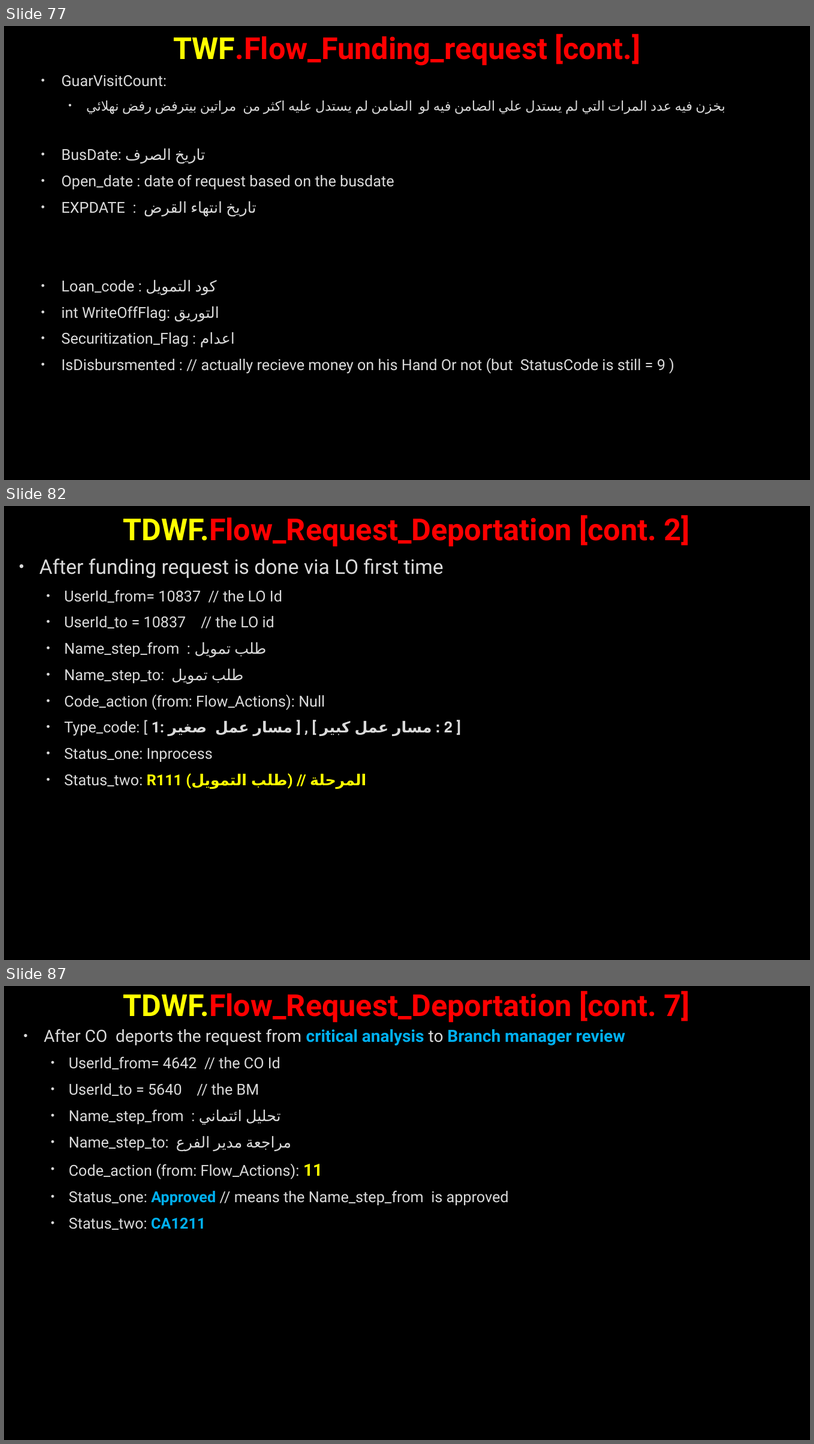
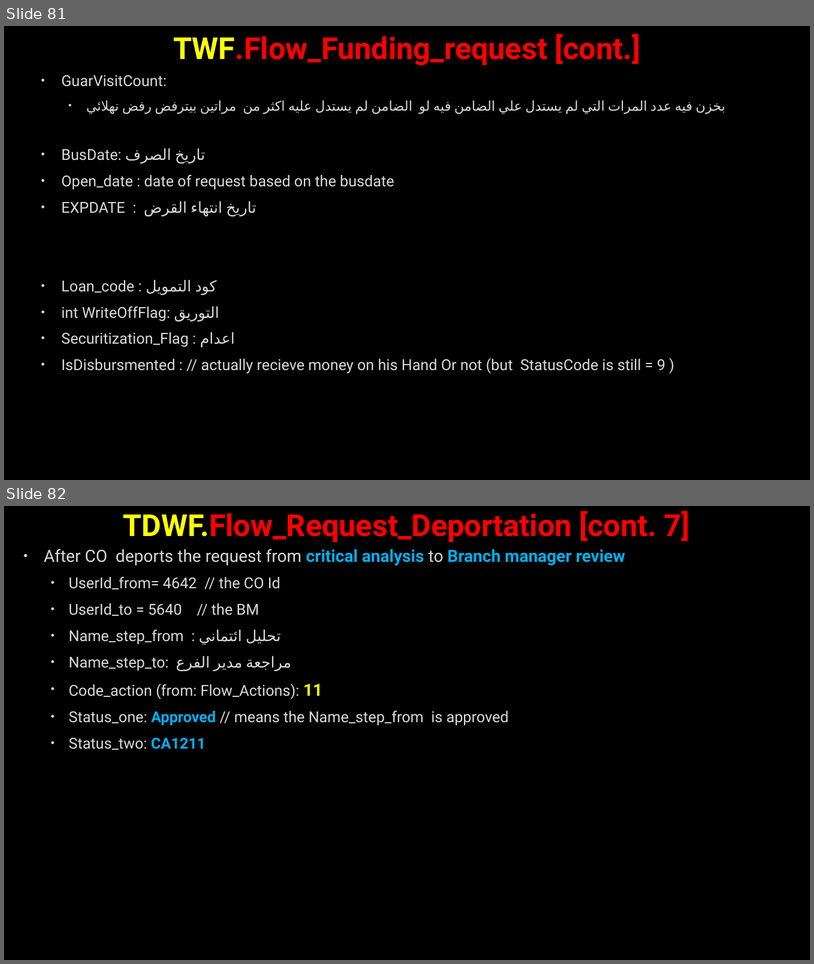
Before and after one commit to AhmedMohamedSamir1/Summary, a slide deck: Dot Net/Business.pptx. Shown one above the other, each under a label of ours: slides 77, 82 and 87 before the commit, slides 81 and 82 after it; the slides between them are not shown. The pictures are 814x1444 and 814x964 pixels, drawn with LibreOffice and Linux fonts; fonts in the diff are those of the drawing; background and template pictures are left out. Boxes give left, top, right and bottom in pixels: in the first picture for what was removed or moved away, otherwise in the second. Text is boxed around its words. In the diff, an @@ line names an element or a change of style, - is before the commit and + after.

```diff
--- a/Dot Net/Business.pptx
+++ b/Dot Net/Business.pptx
@@ slide 82 removed at box(4, 506, 810, 960), background picture (left out) @@
@@ title removed at box(123, 515, 690, 547) @@
-TDWF.Flow_Request_Deportation [cont. 2]
@@ text removed at box(39, 558, 453, 789) @@
-• After funding request is done via LO first time
-  • UserId_from= 10837 // the LO Id
-  • UserId_to = 10837 // the LO id
-  • Name_step_from : طلب تمويل
-  • Name_step_to: طلب تمويل
-  • Code_action (from: Flow_Actions): Null
-  • Type_code: [ 1: مسار عمل صغير ] , [ 2 : مسار عمل كبير ]
-  • Status_one: Inprocess
-  • Status_two: R111 (طلب التمويل) // المرحلة
@@ what was slide 77 is now slide 81 @@
@@ what was slide 87 is now slide 82 @@
```
Also in this commit, not shown: 6 slides changed, 4 slides added, 9 other slides removed, 7 other files.
